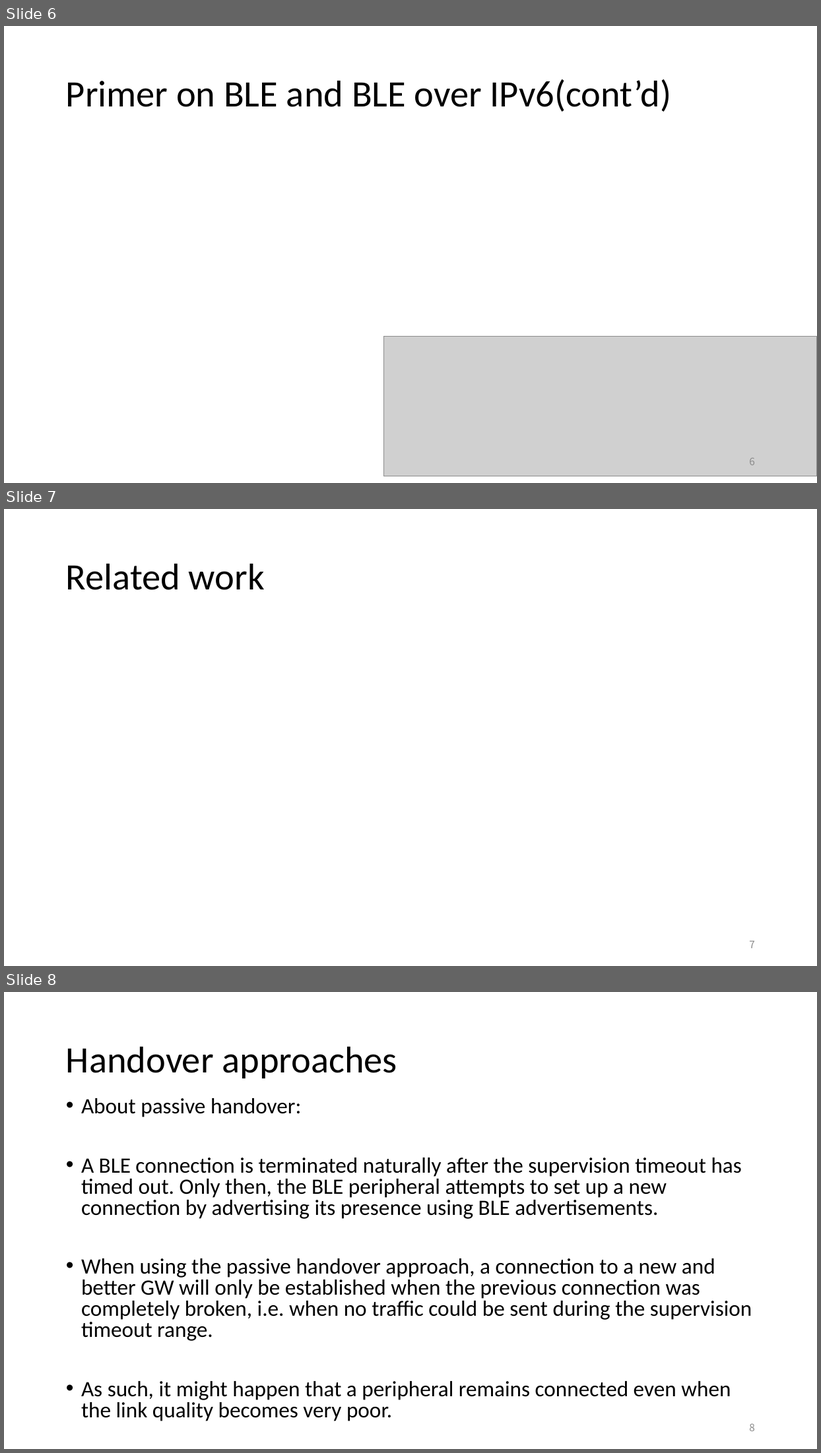
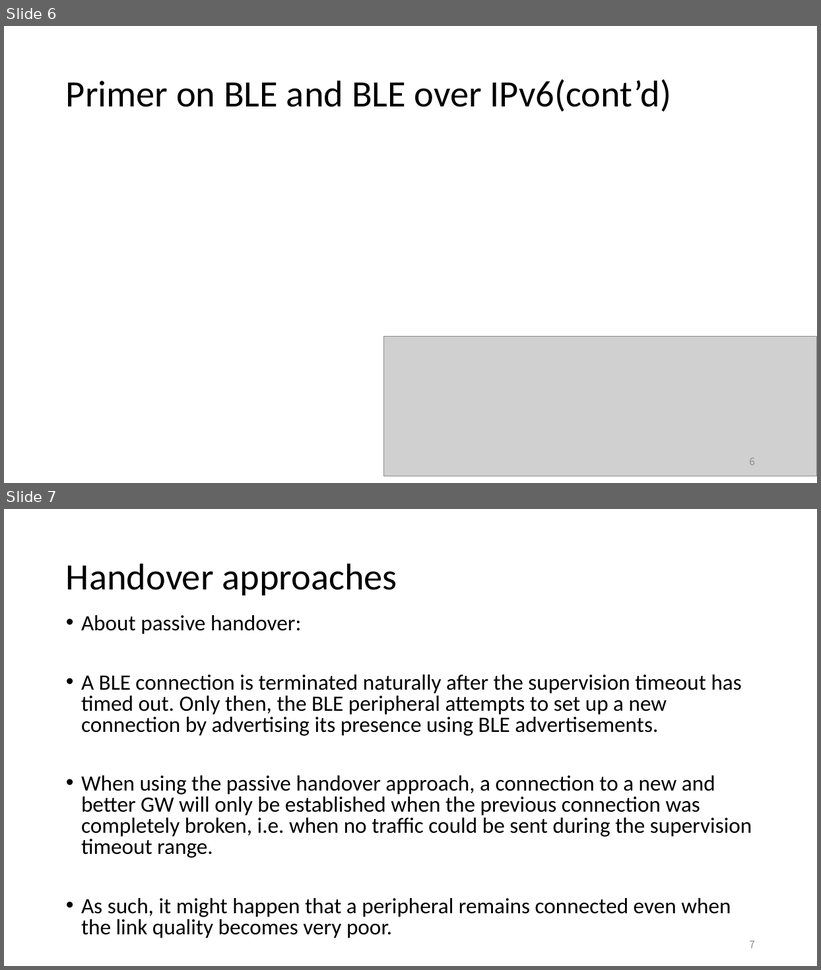
Before and after one commit to EKOISMYLOVE/NTUT_GM_PPT, a slide deck: A BLE-based multi-gateway network infrastructure with handover support for mobile BLE peripherals.pptx. Shown one above the other, each under a label of ours: slides 6, 7 and 8 before the commit, slides 6 and 7 after it. The pictures are 821x1453 and 821x970 pixels, drawn with LibreOffice and Linux fonts; fonts in the diff are those of the drawing; grey boxes stand for pictures. Boxes give left, top, right and bottom in pixels: in the first picture for what was removed or moved away, otherwise in the second. Text is boxed around its words. In the diff, an @@ line names an element or a change of style, - is before the commit and + after.

```diff
--- a/A BLE-based multi-gateway network infrastructure with handover support for mobile BLE peripherals.pptx
+++ b/A BLE-based multi-gateway network infrastructure with handover support for mobile BLE peripherals.pptx
@@ slide 7 removed at (4,509,817,966), background #FFFFFF @@
@@ title removed at (66,563,265,590) @@
-Related work
@@ page number removed at (749,941,755,949) @@
-7
@@ what was slide 8 is now slide 7 @@
@@ page number at (749,941,755,949): text changed @@
-8
+7
```
Also in this commit, not shown: 1 slide changed.
